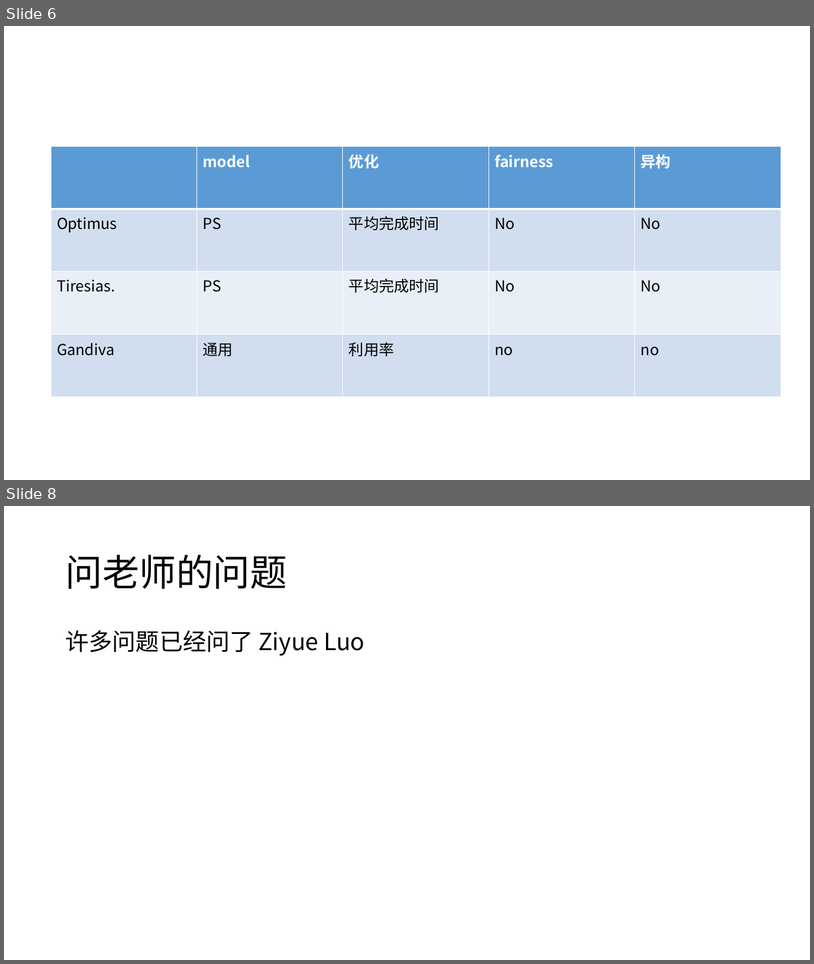
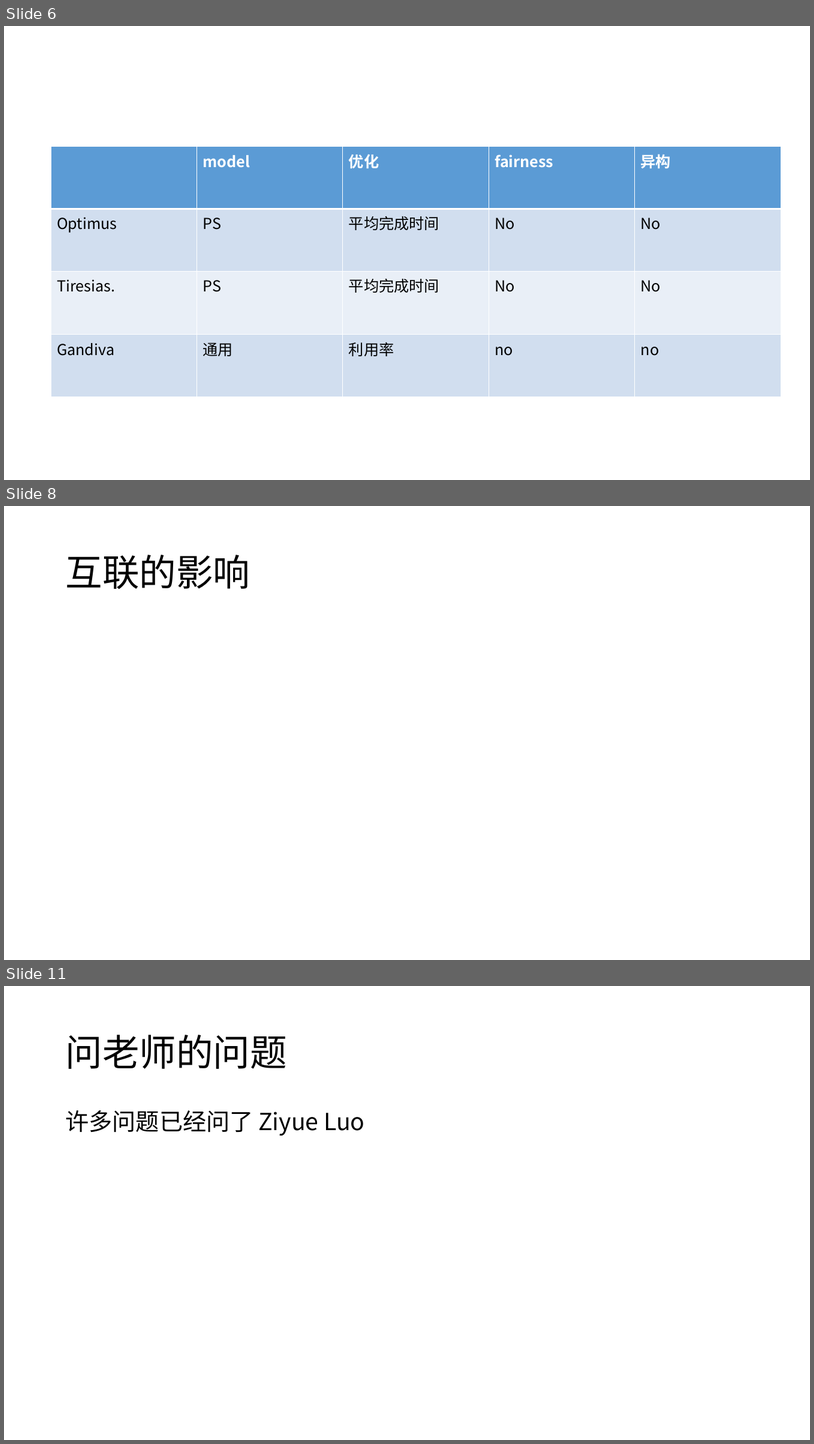
Before and after one commit to LukeLIN-web/distrubuted-ML-system, a slide deck: week report/8.18 report.pptx. Shown one above the other, each under a label of ours: slides 6 and 8 before the commit, slides 6, 8 and 11 after it; the slides between them are not shown. The pictures are 814x964 and 814x1444 pixels, drawn with LibreOffice and Linux fonts; fonts in the diff are those of the drawing. Boxes give left, top, right and bottom in pixels: in the first picture for what was removed or moved away, otherwise in the second. Text is boxed around its words. In the diff, an @@ line names an element or a change of style, - is before the commit and + after.

```diff
--- a/week report/8.18 report.pptx
+++ b/week report/8.18 report.pptx
@@ slide 8 added at [4, 506, 810, 960], background #FFFFFF @@
@@ title added at [65, 555, 250, 589], 44 pt, text #000000 @@
+互联的影响
@@ what was slide 8 is now slide 11 @@
```
Also in this commit, not shown: 3 slides changed, 2 other slides added, 3 other files.
